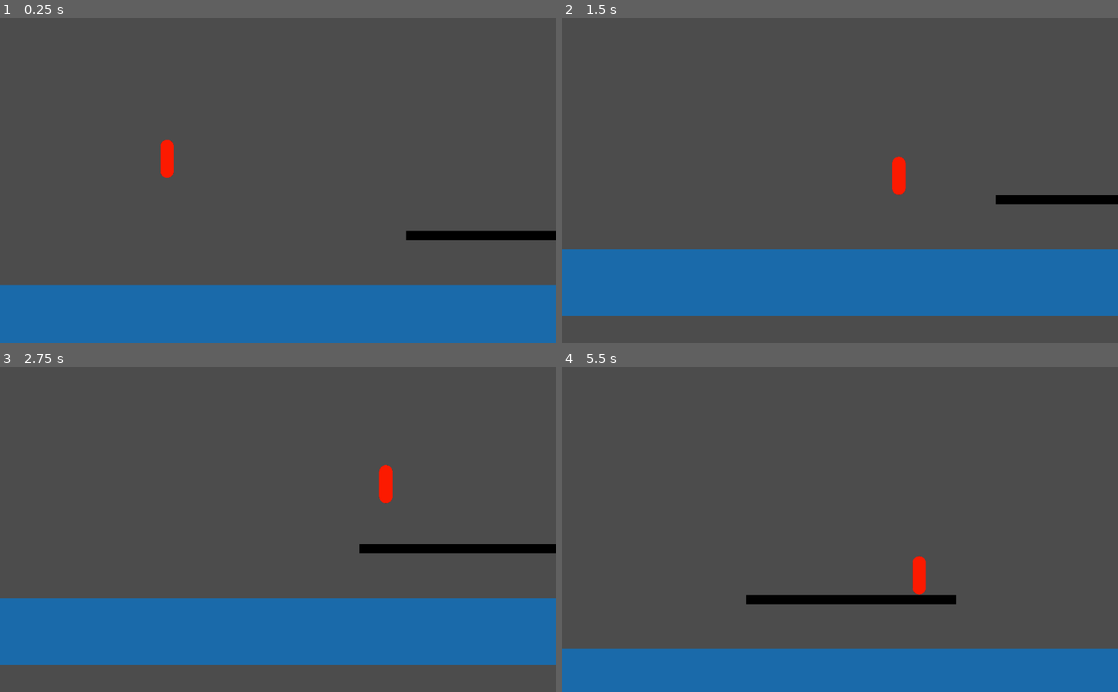
Above: before the commit, frames 1-4 (two rows, left to right).
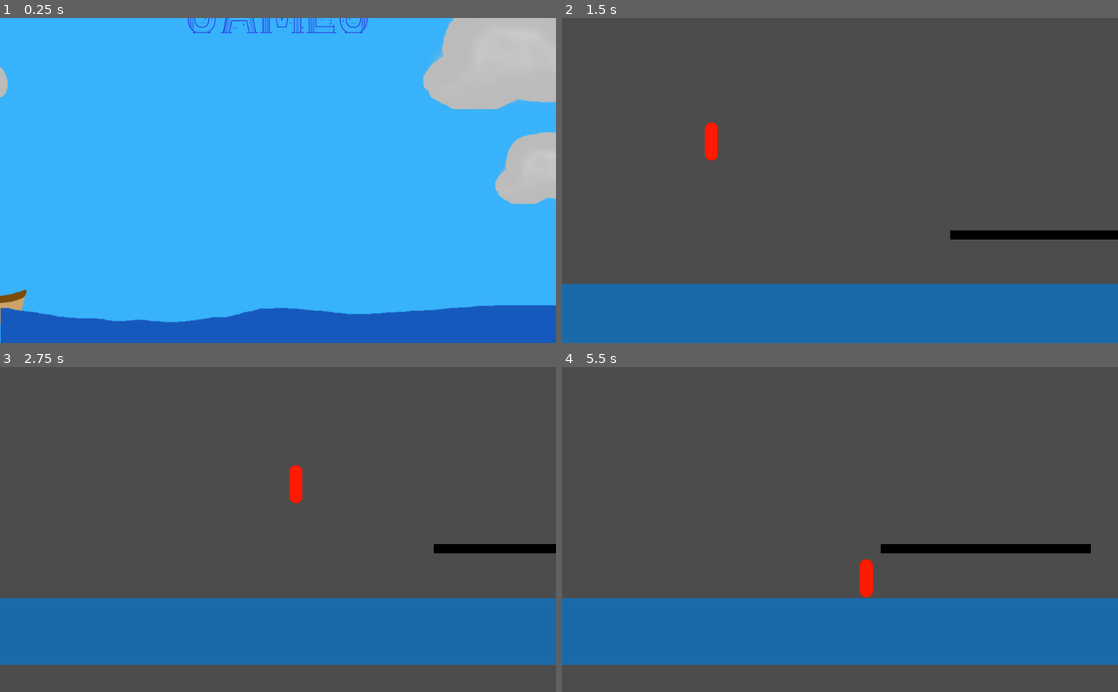
Above: after the commit, the same moments.

Repository: Grayson-Clark/C220-GameJam
Game: Godot game, scene res://UI/SplashScreen.tscn
The game is run twice, just before and just after one commit, with the same random seed, the same clock (stepped at 60 frames per second) and the same inputs. Before the commit the project starts from res://Game.tscn.
Inputs (mouse positions are in pixels of both pictures, inside the frame that each line leads up to):
- Up to frame 1 (0.25 s): no input
- Up to frame 2 (1.5 s): tap Enter at 0.5 s; hold D (right) 0.53-1.25 s; tap W (jump) at 0.77 s; click (762, 196) at 1.25 s, where only the run after the commit has a clickable "Play"
- Up to frame 3 (2.75 s): hold D (right) from 2.03 s (still down); tap W (jump) at 2.27 s
- Up to frame 4 (5.5 s): release D (right) at 2.78 s; hold A (left) 2.78-3.53 s; hold D (right) 3.53-5.03 s; tap W (jump) at 3.77, 4.52, 5.27 s; hold A (left) from 5.03 s (still down)

The runs differ from the first frame. In frame 1, 91% of the frame differs, in the area x 0-100%, y 0-100%; in frame 2, 21%; in frame 3, 0.9%; in frame 4, 26%.

Commit message:
finished splash screen
finished the splash screen, may add sound later. The menu is very basic atm

Diff:
--- /dev/null
+++ b/UI/Main.gd
@@ -0,0 +1,14 @@
+extends Control
+
+
+func _ready():
+	pass
+
+
+
+func _on_Play_pressed():
+	get_tree().change_scene("res://Game.tscn")
+
+
+func _on_Quit_pressed():
+	get_tree().quit()
--- a/UI/Main.tscn
+++ b/UI/Main.tscn
@@ -1,8 +1,25 @@
-[gd_scene format=2]
+[gd_scene load_steps=6 format=2]
+
+[ext_resource path="res://UI/Main.gd" type="Script" id=1]
+[ext_resource path="res://Fonts/MrGrieves-Regular.ttf" type="DynamicFontData" id=2]
+
+[sub_resource type="DynamicFont" id=1]
+size = 100
+outline_size = 3
+font_data = ExtResource( 2 )
+
+[sub_resource type="Theme" id=2]
+
+[sub_resource type="DynamicFont" id=3]
+size = 60
+outline_size = 5
+outline_color = Color( 0, 0, 0, 1 )
+font_data = ExtResource( 2 )
 
 [node name="Main" type="Control"]
 anchor_right = 1.0
 anchor_bottom = 1.0
+script = ExtResource( 1 )
 __meta__ = {
 "_edit_use_anchors_": false
 }
@@ -10,7 +27,54 @@
 [node name="ColorRect" type="ColorRect" parent="."]
 anchor_right = 1.0
 anchor_bottom = 1.0
-color = Color( 0.266667, 0.266667, 0.266667, 1 )
+margin_left = 2.18201
+margin_top = -5.6828
+margin_right = 2.18201
+margin_bottom = -5.6828
+color = Color( 0.188235, 0.117647, 0.117647, 1 )
 __meta__ = {
 "_edit_use_anchors_": false
 }
+
+[node name="Label" type="Label" parent="."]
+margin_left = 155.693
+margin_top = 137.455
+margin_right = 869.693
+margin_bottom = 237.455
+custom_fonts/font = SubResource( 1 )
+custom_colors/font_color = Color( 0.85098, 0.462745, 0.219608, 1 )
+custom_colors/font_outline_modulate = Color( 0.396078, 0.235294, 0.0784314, 1 )
+text = "purrrrgatory"
+align = 1
+__meta__ = {
+"_edit_use_anchors_": false
+}
+
+[node name="Play" type="Button" parent="."]
+margin_left = 245.819
+margin_top = 294.085
+margin_right = 486.819
+margin_bottom = 360.085
+theme = SubResource( 2 )
+custom_fonts/font = SubResource( 3 )
+custom_colors/font_color_disabled = Color( 0.796078, 0.796078, 0.796078, 1 )
+custom_colors/font_color = Color( 0.537255, 0.0196078, 0.0196078, 1 )
+custom_colors/font_color_hover = Color( 0.454902, 0.141176, 0.141176, 1 )
+text = "Play"
+__meta__ = {
+"_edit_use_anchors_": false
+}
+
+[node name="Quit" type="Button" parent="."]
+margin_left = 550.006
+margin_top = 295.208
+margin_right = 791.006
+margin_bottom = 361.208
+custom_fonts/font = SubResource( 3 )
+custom_colors/font_color = Color( 0.537255, 0.0196078, 0.0196078, 1 )
+text = "Quit"
+__meta__ = {
+"_edit_use_anchors_": false
+}
+[connection signal="pressed" from="Play" to="." method="_on_Play_pressed"]
+[connection signal="pressed" from="Quit" to="." method="_on_Quit_pressed"]
--- /dev/null
+++ b/UI/SplashScreen.gd
@@ -0,0 +1,14 @@
+extends Node2D
+
+
+func _ready():
+	pass
+
+func _input(event):
+	if(event is InputEventKey):
+		get_tree().change_scene("res://UI/Main.tscn")
+
+
+
+func _on_AnimationPlayer_animation_finished(anim_name):
+	get_tree().change_scene("res://UI/Main.tscn")
--- a/UI/SplashScreen.tscn
+++ b/UI/SplashScreen.tscn
@@ -1,6 +1,10 @@
-[gd_scene load_steps=4 format=2]
+[gd_scene load_steps=32 format=2]
 
 [ext_resource path="res://Fonts/sea_font.ttf" type="DynamicFontData" id=1]
+[ext_resource path="res://Assets/Wave-spritesheet.png" type="Texture" id=2]
+[ext_resource path="res://Assets/Ship-spritesheet.png" type="Texture" id=3]
+[ext_resource path="res://Assets/Cloud.png" type="Texture" id=4]
+[ext_resource path="res://UI/SplashScreen.gd" type="Script" id=5]
 
 [sub_resource type="Animation" id=1]
 resource_name = "DoSlashAnimation"
@@ -38,15 +42,206 @@
 "values": [ Color( 1, 1, 1, 1 ), Color( 1, 1, 1, 1 ), Color( 1, 1, 1, 0 ) ]
 }
 
+[sub_resource type="Animation" id=21]
+resource_name = "Boat"
+length = 6.0
+tracks/0/type = "value"
+tracks/0/path = NodePath("Ship:position")
+tracks/0/interp = 1
+tracks/0/loop_wrap = true
+tracks/0/imported = false
+tracks/0/enabled = true
+tracks/0/keys = {
+"times": PoolRealArray( 0, 6 ),
+"transitions": PoolRealArray( 1, 1 ),
+"update": 0,
+"values": [ Vector2( -74.6082, 520 ), Vector2( 1150, 520 ) ]
+}
+tracks/1/type = "bezier"
+tracks/1/path = NodePath("Ship:rotation_degrees")
+tracks/1/interp = 1
+tracks/1/loop_wrap = true
+tracks/1/imported = false
+tracks/1/enabled = true
+tracks/1/keys = {
+"points": PoolRealArray( 4, -0.25, 0, 0.25, 0, 10, -0.23, -26, 0.25, 0, 3, -0.22, -13, 0.25, 0, 8, -0.25, 0, 0.25, 0, -11, -0.25, 0, 0.25, 0, 1, -0.25, 0, 0.25, 0, -7, -0.2, -8, 0.25, 0 ),
+"times": PoolRealArray( 0, 1, 2.1, 2.9, 4, 5, 6.1 )
+}
+
+[sub_resource type="AtlasTexture" id=22]
+flags = 4
+atlas = ExtResource( 3 )
+region = Rect2( 0, 0, 1400, 1400 )
+
+[sub_resource type="AtlasTexture" id=23]
+flags = 4
+atlas = ExtResource( 3 )
+region = Rect2( 1400, 0, 1400, 1400 )
+
+[sub_resource type="AtlasTexture" id=24]
+flags = 4
+atlas = ExtResource( 3 )
+region = Rect2( 0, 1400, 1400, 1400 )
+
+[sub_resource type="AtlasTexture" id=25]
+flags = 4
+atlas = ExtResource( 3 )
+region = Rect2( 1400, 1400, 1400, 1400 )
+
+[sub_resource type="SpriteFrames" id=26]
+animations = [ {
+"frames": [ SubResource( 22 ), SubResource( 23 ), SubResource( 24 ), SubResource( 25 ) ],
+"loop": true,
+"name": "default",
+"speed": 7.0
+} ]
+
+[sub_resource type="AtlasTexture" id=3]
+flags = 4
+atlas = ExtResource( 2 )
+region = Rect2( 0, 0, 1024, 80 )
+
+[sub_resource type="AtlasTexture" id=4]
+flags = 4
+atlas = ExtResource( 2 )
+region = Rect2( 1024, 0, 1024, 80 )
+
+[sub_resource type="AtlasTexture" id=5]
+flags = 4
+atlas = ExtResource( 2 )
+region = Rect2( 2048, 0, 1024, 80 )
+
+[sub_resource type="AtlasTexture" id=6]
+flags = 4
+atlas = ExtResource( 2 )
+region = Rect2( 0, 80, 1024, 80 )
+
+[sub_resource type="AtlasTexture" id=7]
+flags = 4
+atlas = ExtResource( 2 )
+region = Rect2( 1024, 80, 1024, 80 )
+
+[sub_resource type="AtlasTexture" id=8]
+flags = 4
+atlas = ExtResource( 2 )
+region = Rect2( 2048, 80, 1024, 80 )
+
+[sub_resource type="AtlasTexture" id=9]
+flags = 4
+atlas = ExtResource( 2 )
+region = Rect2( 0, 160, 1024, 80 )
+
+[sub_resource type="AtlasTexture" id=10]
+flags = 4
+atlas = ExtResource( 2 )
+region = Rect2( 1024, 160, 1024, 80 )
+
+[sub_resource type="AtlasTexture" id=11]
+flags = 4
+atlas = ExtResource( 2 )
+region = Rect2( 2048, 160, 1024, 80 )
+
+[sub_resource type="AtlasTexture" id=12]
+flags = 4
+atlas = ExtResource( 2 )
+region = Rect2( 0, 240, 1024, 80 )
+
+[sub_resource type="AtlasTexture" id=13]
+flags = 4
+atlas = ExtResource( 2 )
+region = Rect2( 1024, 240, 1024, 80 )
+
+[sub_resource type="AtlasTexture" id=14]
+flags = 4
+atlas = ExtResource( 2 )
+region = Rect2( 2048, 240, 1024, 80 )
+
+[sub_resource type="AtlasTexture" id=15]
+flags = 4
+atlas = ExtResource( 2 )
+region = Rect2( 0, 320, 1024, 80 )
+
+[sub_resource type="AtlasTexture" id=16]
+flags = 4
+atlas = ExtResource( 2 )
+region = Rect2( 2048, 320, 1024, 80 )
+
+[sub_resource type="AtlasTexture" id=17]
+flags = 4
+atlas = ExtResource( 2 )
+region = Rect2( 0, 400, 1024, 80 )
+
+[sub_resource type="AtlasTexture" id=18]
+flags = 4
+atlas = ExtResource( 2 )
+region = Rect2( 1024, 400, 1024, 80 )
+
+[sub_resource type="AtlasTexture" id=19]
+flags = 4
+atlas = ExtResource( 2 )
+region = Rect2( 2048, 400, 1024, 80 )
+
+[sub_resource type="SpriteFrames" id=20]
+animations = [ {
+"frames": [ SubResource( 3 ), SubResource( 4 ), SubResource( 5 ), SubResource( 6 ), SubResource( 7 ), SubResource( 8 ), SubResource( 9 ), SubResource( 10 ), SubResource( 11 ), SubResource( 12 ), SubResource( 13 ), SubResource( 14 ), SubResource( 15 ), SubResource( 16 ), SubResource( 17 ), SubResource( 18 ), SubResource( 19 ) ],
+"loop": true,
+"name": "default",
+"speed": 10.0
+} ]
+
 [sub_resource type="DynamicFont" id=2]
 size = 150
 font_data = ExtResource( 1 )
 
 [node name="SplashScreen" type="Node2D"]
-
-[node name="AnimationPlayer" type="AnimationPlayer" parent="."]
+script = ExtResource( 5 )
+
+[node name="Text" type="AnimationPlayer" parent="."]
 autoplay = "DoSlashAnimation"
 anims/DoSlashAnimation = SubResource( 1 )
+
+[node name="Boat" type="AnimationPlayer" parent="."]
+autoplay = "Boat"
+anims/Boat = SubResource( 21 )
+
+[node name="ColorRect" type="ColorRect" parent="."]
+anchor_right = 1.0
+anchor_bottom = 1.0
+margin_right = 1024.0
+margin_bottom = 600.0
+color = Color( 0.223529, 0.701961, 0.988235, 1 )
+__meta__ = {
+"_edit_use_anchors_": false
+}
+
+[node name="Ship" type="AnimatedSprite" parent="."]
+position = Vector2( -74.6082, 520 )
+rotation = 0.0698132
+scale = Vector2( 0.15, 0.15 )
+frames = SubResource( 26 )
+frame = 2
+playing = true
+
+[node name="Ocean" type="AnimatedSprite" parent="."]
+position = Vector2( 512.597, 570.462 )
+frames = SubResource( 20 )
+frame = 7
+playing = true
+
+[node name="Cloud1" type="Sprite" parent="."]
+position = Vector2( -79.1654, 109.675 )
+scale = Vector2( 0.5, 0.5 )
+texture = ExtResource( 4 )
+
+[node name="Cloud2" type="Sprite" parent="."]
+position = Vector2( 920, 68.258 )
+scale = Vector2( 0.988095, 1 )
+texture = ExtResource( 4 )
+
+[node name="Cloud3" type="Sprite" parent="."]
+position = Vector2( 990, 277.952 )
+scale = Vector2( 0.55, 0.65 )
+texture = ExtResource( 4 )
 
 [node name="Label" type="Label" parent="."]
 margin_left = 36.0
@@ -54,10 +249,11 @@
 margin_right = 993.0
 margin_bottom = 23.0003
 custom_fonts/font = SubResource( 2 )
-custom_colors/font_color = Color( 0.431373, 0.439216, 0.941176, 1 )
+custom_colors/font_color = Color( 0.164706, 0.176471, 0.866667, 1 )
 text = "graychell joshen Games"
 align = 1
 autowrap = true
 __meta__ = {
 "_edit_use_anchors_": false
 }
+[connection signal="animation_finished" from="Text" to="." method="_on_AnimationPlayer_animation_finished"]
--- a/project.godot
+++ b/project.godot
@@ -16,7 +16,7 @@
 [application]
 
 config/name="GameJam"
-run/main_scene="res://Game.tscn"
+run/main_scene="res://UI/SplashScreen.tscn"
 config/icon="res://icon.png"
 
 [autoload]
Binary file added: Assets/Cloud.png
Not shown, added: Assets/Cloud.png.import
Binary file added: Assets/Ship-spritesheet.png
Not shown, added: Assets/Ship-spritesheet.png.import
Binary file added: Assets/Wave-spritesheet.png
Not shown, added: Assets/Wave-spritesheet.png.import
